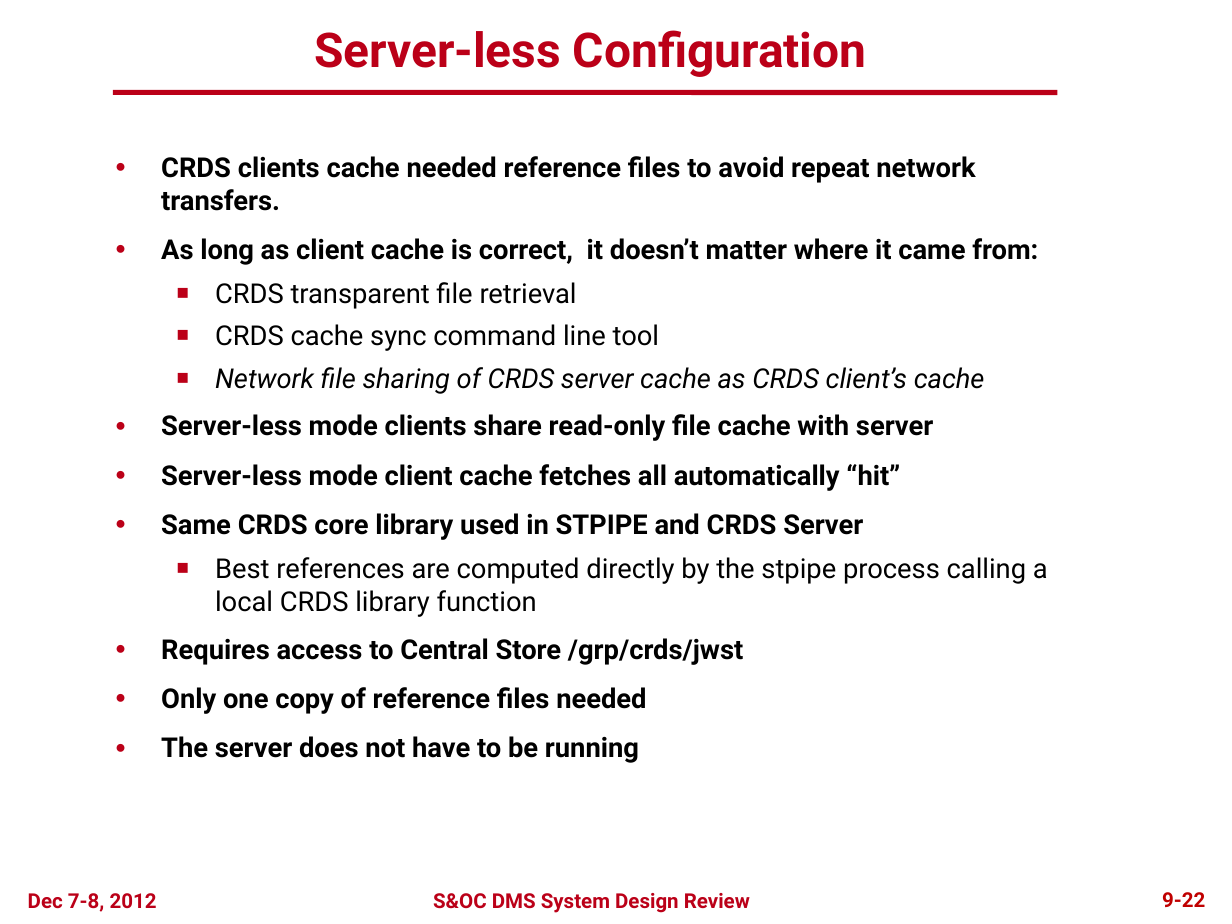
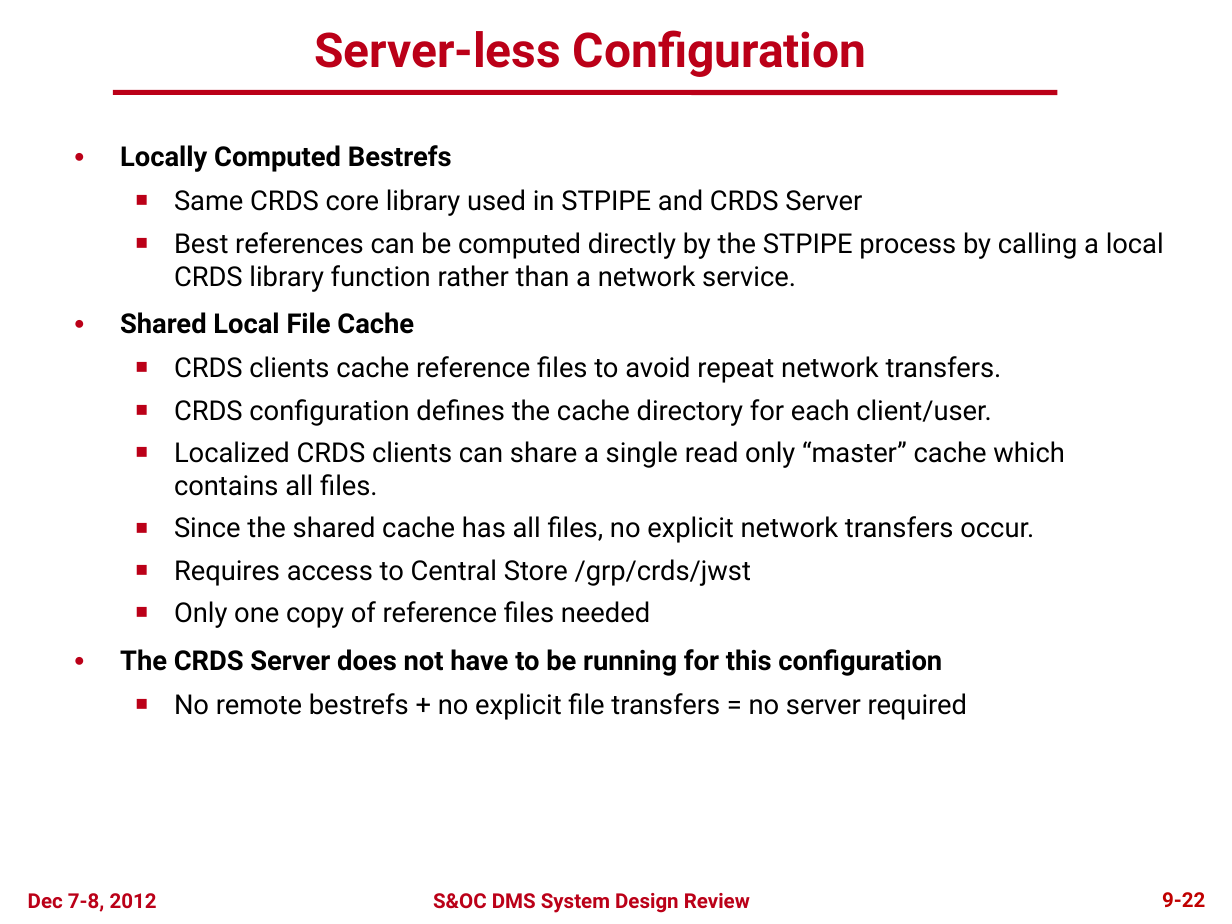
Before and after one commit to spacetelescope/crds, a slide deck: slide 21 of docs/DMS_SDR2_09_CRDS_final.pptx. Drawn at 1232x924 pixels with LibreOffice and Linux fonts; fonts in the diff are those of the drawing; background and template pictures are left out. Boxes give left, top, right and bottom in pixels: in the first picture for what was removed or moved away, otherwise in the second. Text is boxed around its words. In the diff, an @@ line names an element or a change of style, - is before the commit and + after.

```diff
--- a/docs/DMS_SDR2_09_CRDS_final.pptx
+++ b/docs/DMS_SDR2_09_CRDS_final.pptx
@@ text "Locally Computed Bestrefs": place and size @@
-text "Locally Computed Bestrefs" at [161, 156, 1048, 714]
+text "Locally Computed Bestrefs" at [120, 145, 1164, 720]
@@ text at [120, 145, 452, 172]: text changed @@
-● CRDS clients cache needed reference files to avoid repeat network transfers.
-● As long as client cache is correct, it doesn’t matter where it came from:
-  ■ CRDS transparent file retrieval
-  ■ CRDS cache sync command line tool
-  ■ Network file sharing of CRDS server cache as CRDS client’s cache
-● Server-less mode clients share read-only file cache with server
-● Server-less mode client cache fetches all automatically “hit”
+● Locally Computed Bestrefs
@@ text at [174, 189, 862, 628]: bold off in "Same CRDS core library used in STPIPE ...", "Requires access to Central Store /grp/crds/jwst", "Only one copy of reference files needed"; bullet ● to ■; list level 1 to 2 in "Same CRDS core library used ..."; list level 1 to 2 in "Requires access to Central Store ..."; list level 1 to 2 in "Only one copy of reference ..." @@
@@ text at [120, 232, 1164, 543]: text changed @@
-  ■ Best references are computed directly by the stpipe process calling a local CRDS library function
+  ■ Best references can be computed directly by the STPIPE process by calling a local CRDS library function rather than a network service.
+● Shared Local File Cache
+  ■ CRDS clients cache reference files to avoid repeat network transfers.
+  ■ CRDS configuration defines the cache directory for each client/user.
+  ■ Localized CRDS clients can share a single read only “master” cache which contains all files.
+  ■ Since the shared cache has all files, no explicit network transfers occur.
@@ text at [120, 649, 968, 720]: text changed; bold off @@
-● The server does not have to be running
+● The CRDS Server does not have to be running for this configuration
+  ■ No remote bestrefs + no explicit file transfers = no server required
```
Also in this commit, not shown: 5 other slides changed.
